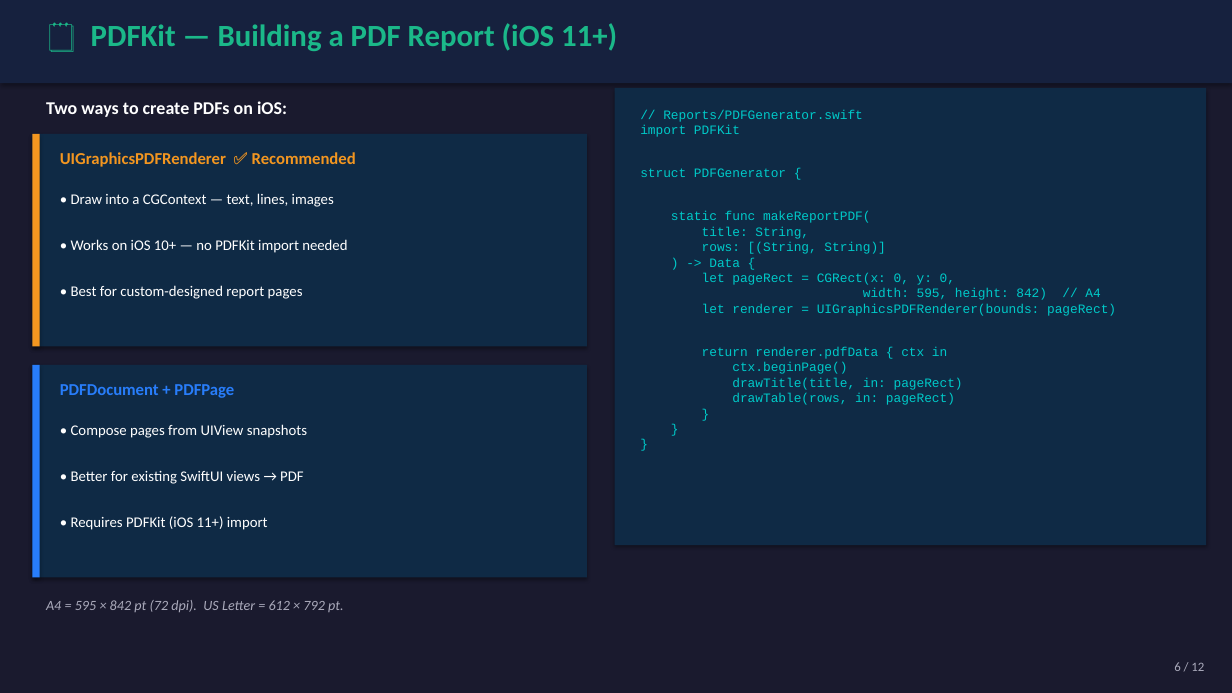
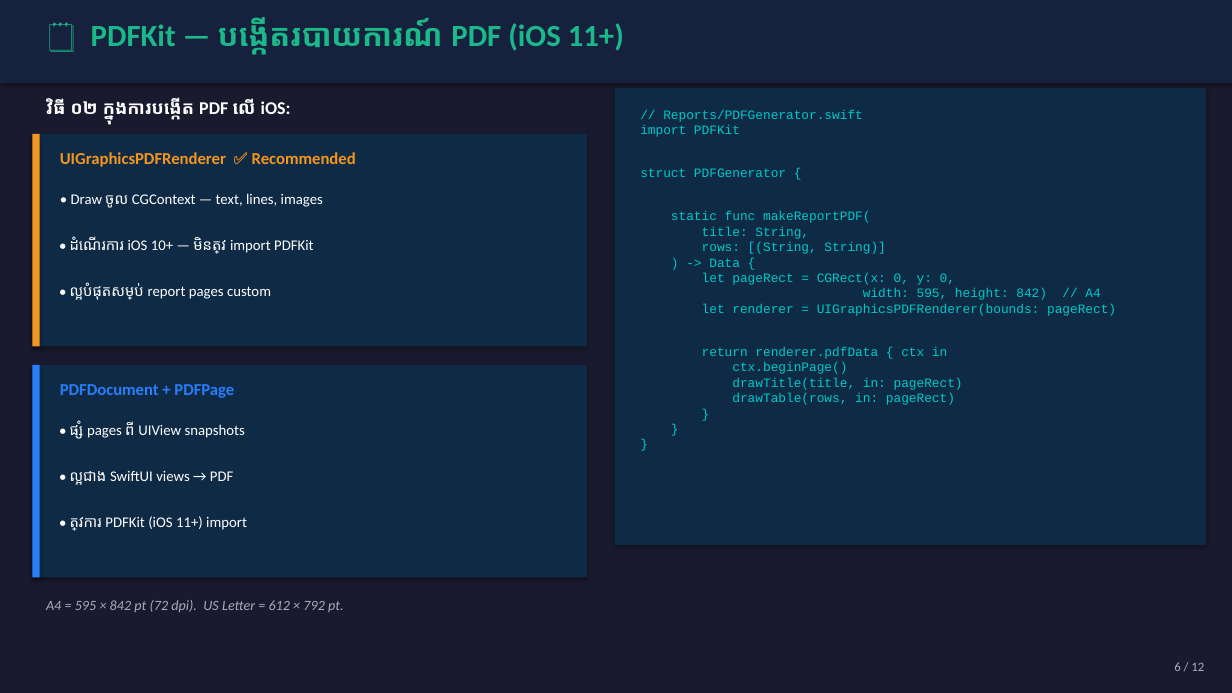
Before and after one commit to NemSothea/SwiftDoc, a slide deck: slide 6 of Week10/Week10_Data_Export_Reports.pptx. Drawn at 1232x693 pixels with LibreOffice and Linux fonts; fonts in the diff are those of the drawing. Boxes give left, top, right and bottom in pixels: in the first picture for what was removed or moved away, otherwise in the second. Text is boxed around its words. In the diff, an @@ line names an element or a change of style, - is before the commit and + after.

```diff
--- a/Week10/Week10_Data_Export_Reports.pptx
+++ b/Week10/Week10_Data_Export_Reports.pptx
@@ text at [91, 17, 624, 54]: text changed @@
-🗒️ PDFKit — Building a PDF Report (iOS 11+)
+🗒️ PDFKit — បង្កើតរបាយការណ៍ PDF (iOS 11+)
@@ text at [46, 98, 291, 120]: text changed @@
-Two ways to create PDFs on iOS:
+វិធី ០២ ក្នុងការបង្កើត PDF លើ iOS:
@@ text at [71, 193, 323, 208]: text changed @@
-• Draw into a CGContext — text, lines, images
+• Draw ចូល CGContext — text, lines, images
@@ text at [70, 236, 314, 254]: text changed @@
-• Works on iOS 10+ — no PDFKit import needed
+• ដំណើរការ iOS 10+ — មិនត្រូវ import PDFKit
@@ text at [70, 283, 271, 300]: text changed @@
-• Best for custom-designed report pages
+• ល្អបំផុតសម្រាប់ report pages custom
@@ text at [70, 421, 245, 439]: text changed @@
-• Compose pages from UIView snapshots
+• ផ្សំ pages ពី UIView snapshots
@@ text at [70, 471, 234, 485]: text changed @@
-• Better for existing SwiftUI views → PDF
+• ល្អជាង SwiftUI views → PDF
@@ text at [70, 516, 247, 531]: text changed @@
-• Requires PDFKit (iOS 11+) import
+• ត្រូវការ PDFKit (iOS 11+) import
```
Also in this commit, not shown: 11 other slides changed, 21 other files.
